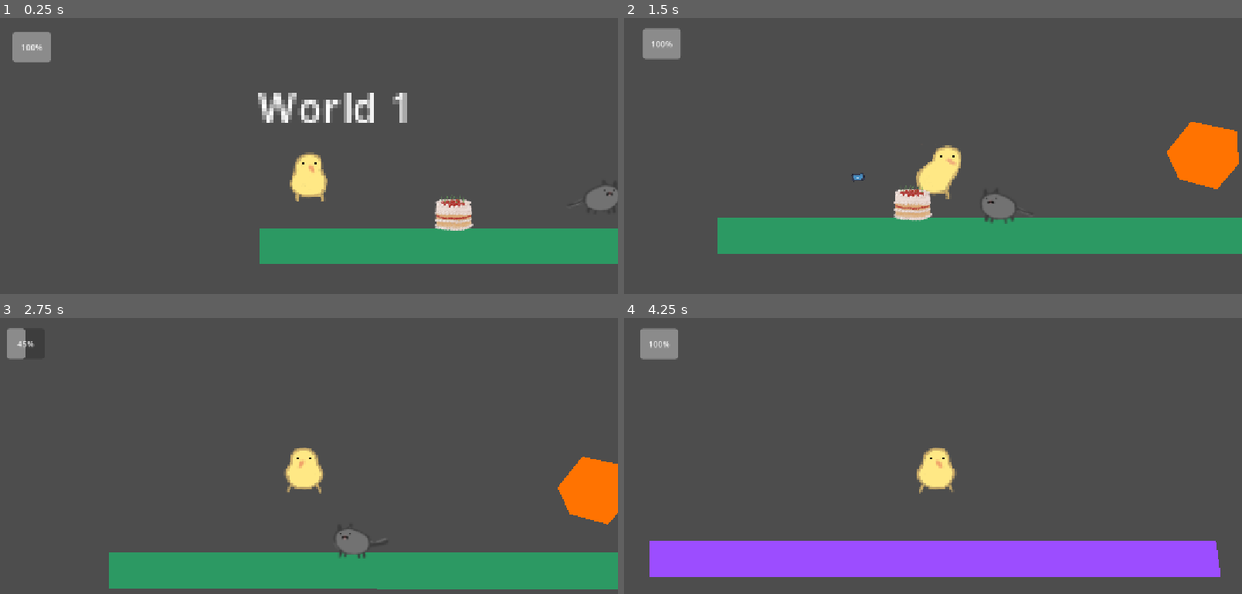
Above: before the commit, frames 1-4 (two rows, left to right).
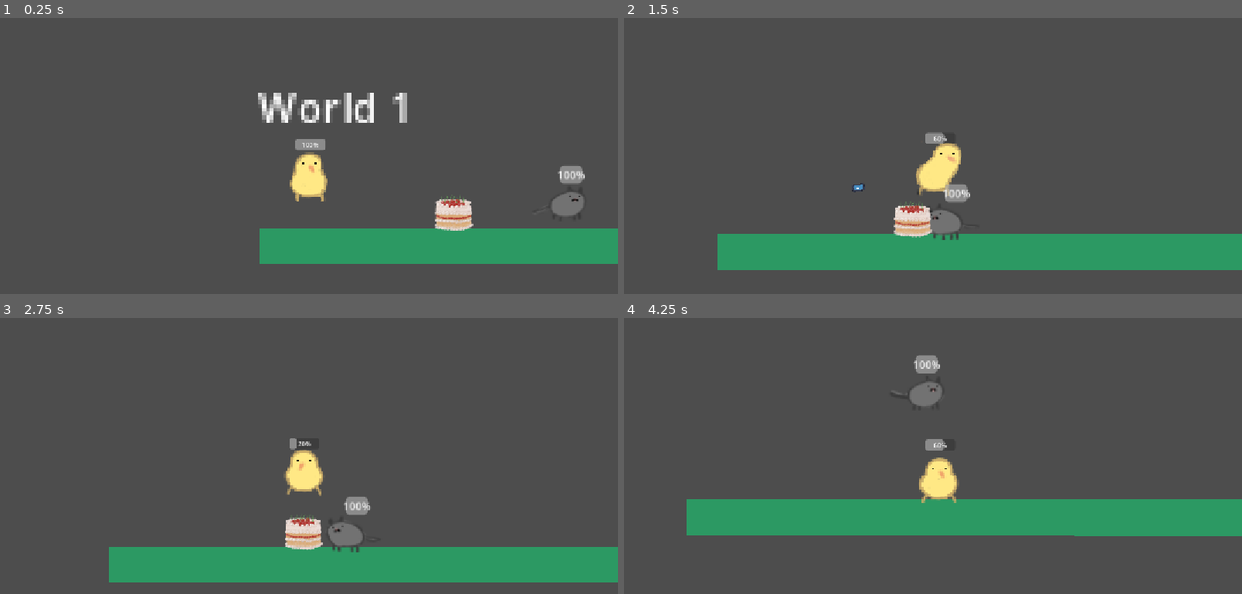
Above: after the commit, the same moments.

Repository: NChoi1/Game1
Game: Godot game, scene res://scenes/world1.tscn
The game is run twice, just before and just after one commit, with the same random seed, the same clock (stepped at 60 frames per second) and the same inputs. The engine's default icon, where the game draws it, is replaced by a stand-in: a white triangle on a blue panel in a dark square.
Inputs (mouse positions are in pixels of both pictures, inside the frame that each line leads up to):
- Up to frame 1 (0.25 s): no input
- Up to frame 2 (1.5 s): tap Enter (ui_accept) at 0.5, 0.77 s; move the mouse to (1068, 156) at 0.52 s; hold E (interact) 0.53-1.28 s; hold Right (ui_right) from 0.53 s (still down); move the mouse to (809, 186) at 1.27 s; click (809, 186) at 1.35 s
- Up to frame 3 (2.75 s): tap Enter (ui_accept) at 1.52 s; tap E (interact) at 1.55 s; move the mouse to (370, 403) at 2.02 s; release Right (ui_right) at 2.03 s; hold Left (ui_left) from 2.03 s (still down); hold E (interact) from 2.03 s (still down)
- Up to frame 4 (4.25 s): move the mouse to (902, 533) at 2.77 s; release Left (ui_left) at 2.78 s; release E (interact) at 2.78 s; hold Right (ui_right) from 2.78 s (still down); tap E (interact) at 2.85 s; tap Enter (ui_accept) at 3.02, 3.77 s; move the mouse to (1118, 519) at 3.52 s; hold E (interact) from 3.53 s (still down); click (1118, 519) at 3.6 s

The runs differ from the first frame. In frame 1, 1.8% of the frame differs, in the area x 2-100%, y 5-72%; in frame 2, 15%; in frame 3, 7.2%; in frame 4, 26%, in the area x 2-100%, y 3-94%.

Commit message:
changed a little bit (comments and scene layout)

Diff:
--- a/scenes/character.tscn
+++ b/scenes/character.tscn
@@ -227,10 +227,11 @@
 shape = SubResource("RectangleShape2D_g4v7s")
 
 [node name="HealthBar" type="ProgressBar" parent="." unique_id=407349024]
-offset_left = -575.0
-offset_top = -276.0
-offset_right = -501.0
-offset_bottom = -217.0
+offset_left = -27.0
+offset_top = -68.0
+offset_right = 47.0
+offset_bottom = -41.0
+scale = Vector2(0.8, 0.8)
 value = 100.0
 
 [connection signal="area_entered" from="detection" to="." method="_on_area_2d_area_entered"]
--- a/scenes/enemy.tscn
+++ b/scenes/enemy.tscn
@@ -158,7 +158,14 @@
 position = Vector2(0.38461506, -1.9230773)
 shape = SubResource("RectangleShape2D_4ra3w")
 
+[node name="health" type="ProgressBar" parent="." unique_id=6246344]
+offset_left = -13.076925
+offset_top = -57.692314
+offset_right = 19.999994
+offset_bottom = -30.692314
+value = 100.0
+
+[connection signal="body_entered" from="detection" to="." method="_on_area_2d_body_entered"]
 [connection signal="body_entered" from="detection" to="." method="_on_detection_body_entered"]
-[connection signal="body_entered" from="detection" to="." method="_on_area_2d_body_entered"]
 [connection signal="body_exited" from="detection" to="." method="_on_area_2d_body_exited"]
 [connection signal="body_exited" from="detection" to="." method="_on_detection_body_exited"]
--- a/scenes/world1.tscn
+++ b/scenes/world1.tscn
@@ -24,6 +24,7 @@
 polygon = PackedVector2Array(473, 151, 705, 152, 706.30286, 265.6892, 473.48657, 255.74323)
 
 [node name="exit" type="Area2D" parent="." unique_id=1627775501 groups=["exit_to_world2"]]
+position = Vector2(243, 19)
 
 [node name="CollisionPolygon2D" type="CollisionPolygon2D" parent="exit" unique_id=144443401]
 position = Vector2(362, 89)
@@ -60,7 +61,7 @@
 [node name="terrain" parent="." unique_id=273711871 instance=ExtResource("3_6u51x")]
 
 [node name="enemy" parent="." unique_id=295968173 instance=ExtResource("4_6u51x")]
-position = Vector2(1084, 322)
+position = Vector2(1017.0001, 334.00003)
 
 [node name="cake" parent="." unique_id=1769299741 instance=ExtResource("5_x368c")]
 position = Vector2(794, 381)
--- a/scenes/world2.tscn
+++ b/scenes/world2.tscn
@@ -19,4 +19,4 @@
 polygon = PackedVector2Array(473, 151, 705, 152, 706.30286, 265.6892, 473.48657, 255.74323)
 
 [node name="character" parent="." unique_id=853486292 instance=ExtResource("1_lueux")]
-position = Vector2(-1, -86)
+position = Vector2(-467, -50)
--- a/scripts/cake.gd
+++ b/scripts/cake.gd
@@ -26,11 +26,8 @@
 		player_ref = null
 
 func give_reward() -> void:
-	print("Cake eaten! Reward granted.")
-
-	# Heal player if reference exists
+	# Heal player
 	if player_ref and player_ref.has_method("heal"):
 		player_ref.heal(heal_amount)
-
 	# Remove cake from scene
 	queue_free()
--- a/scripts/character.gd
+++ b/scripts/character.gd
@@ -55,7 +55,7 @@
 	else:
 		velocity.x = move_toward(velocity.x, 0, SPEED)
 
-	# Spit animation logic
+	# Spit animation
 	if Input.is_action_just_pressed("fire") and not (animatedsprite.animation == "spit" and animatedsprite.is_playing()):
 		animatedsprite.play("spit")
 
@@ -71,7 +71,7 @@
 
 	move_and_slide()
 
-# --- Health, Damage & Healing ---
+#Health, Damage & Healing
 func heal(amount: int) -> void:
 	current_health = min(current_health + amount, max_health)
 	if health_bar:
@@ -89,7 +89,7 @@
 	Engine.time_scale = 1.0
 	get_tree().call_deferred("reload_current_scene")
 
-# --- Signal Connections ---
+#Signal Connections
 func _on_area_2d_area_entered(area: Area2D) -> void:
 	if area.is_in_group("death"):
 		Engine.time_scale = 1.0
@@ -116,7 +116,7 @@
 func _on_hurtbox_area_entered(area: Area2D) -> void:
 	_on_area_2d_area_entered(area)
 
-# --- Knockback handling (Hit-stop removed) ---
+#Knockback handling
 func take_damage_and_knockback(hit_source: Area2D) -> void:
 	knockback_velocity = Vector2(0.0, -250.0)
 
--- a/scripts/enemy.gd
+++ b/scripts/enemy.gd
@@ -3,7 +3,7 @@
 @export var max_health: int = 50
 var current_health: int = max_health
 
-@export var attack_damage: int = 20
+@export var attack_damage: int = 10
 @export var attack_cooldown: float = 1.0 # Time between attacks in seconds
 var can_attack: bool = true
 var is_attacking: bool = false
@@ -28,7 +28,7 @@
 
 	var direction = 0
 
-	# Chase player along the X-axis if detected and not playing an attack animation
+	# Chase player
 	if target_player and not is_attacking:
 		direction = sign(target_player.global_position.x - global_position.x)
 		velocity.x = direction * move_speed
@@ -47,23 +47,23 @@
 		else:
 			animatedsprite.play("idle")
 
-	# Apply knockback force if present and clear it instantly
+	# Apply knockback force
 	if knockback_velocity != Vector2.ZERO:
 		velocity.y = knockback_velocity.y
 		knockback_velocity = Vector2.ZERO
 
 	move_and_slide()
 
-# --- Attack System ---
+#Attack System
 func perform_attack() -> void:
 	can_attack = false
 	is_attacking = true
 
-	# Play attack animation if you have one, or fallback to default
+	# Play attack animation
 	if animatedsprite.sprite_frames.has_animation("attack"):
 		animatedsprite.play("attack")
 
-	# Deal damage to player if they have a take_damage function
+	# Deal damage to player
 	if target_player and target_player.has_method("take_damage"):
 		target_player.take_damage(attack_damage)
 
@@ -84,7 +84,7 @@
 	if body == target_player:
 		player_in_attack_range = false
 
-# --- Health & Damage Handler ---
+#Health & Damage Handler
 func take_damage(amount: int) -> void:
 	current_health -= amount
 	print("Enemy hit! Remaining health: ", current_health)
@@ -100,7 +100,7 @@
 func die() -> void:
 	queue_free()
 
-# --- Vertical Hit Hop ---
+#Vertical Hit Hop
 func take_knockback(hit_source_position: Vector2, force: float = 250.0) -> void:
 	knockback_velocity = Vector2(0.0, -force)
 
